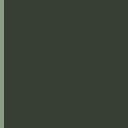
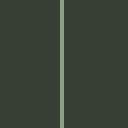
Two versions of the same layered image (128x128). Layer-by-layer changes:
painted on "Layer 1" over [0, 0, 64, 128]
